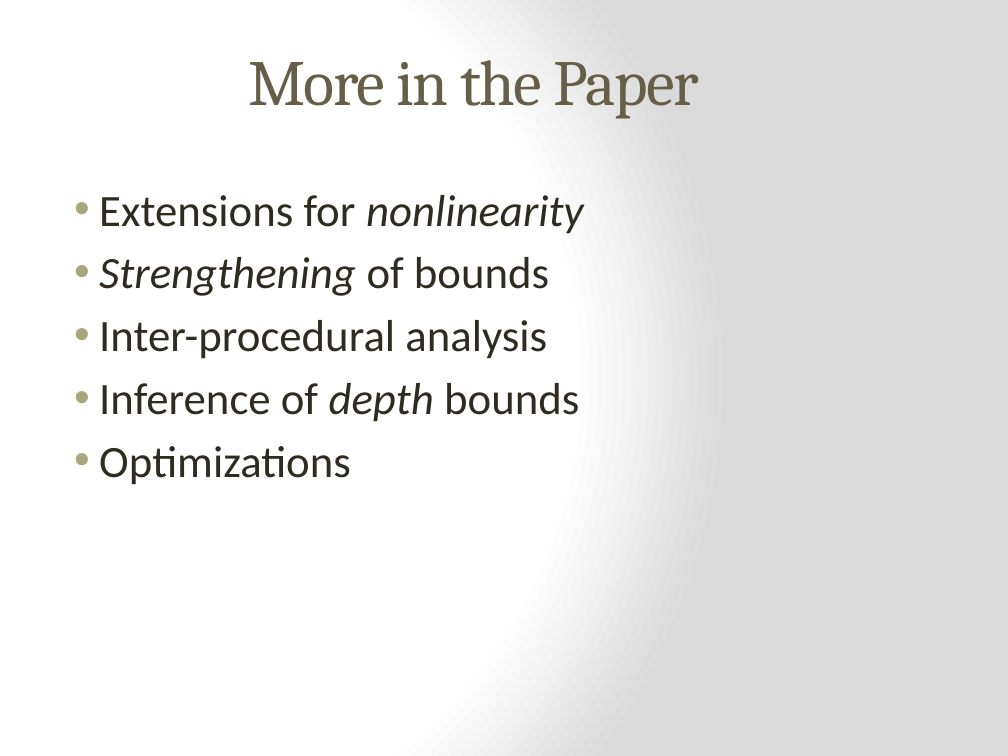
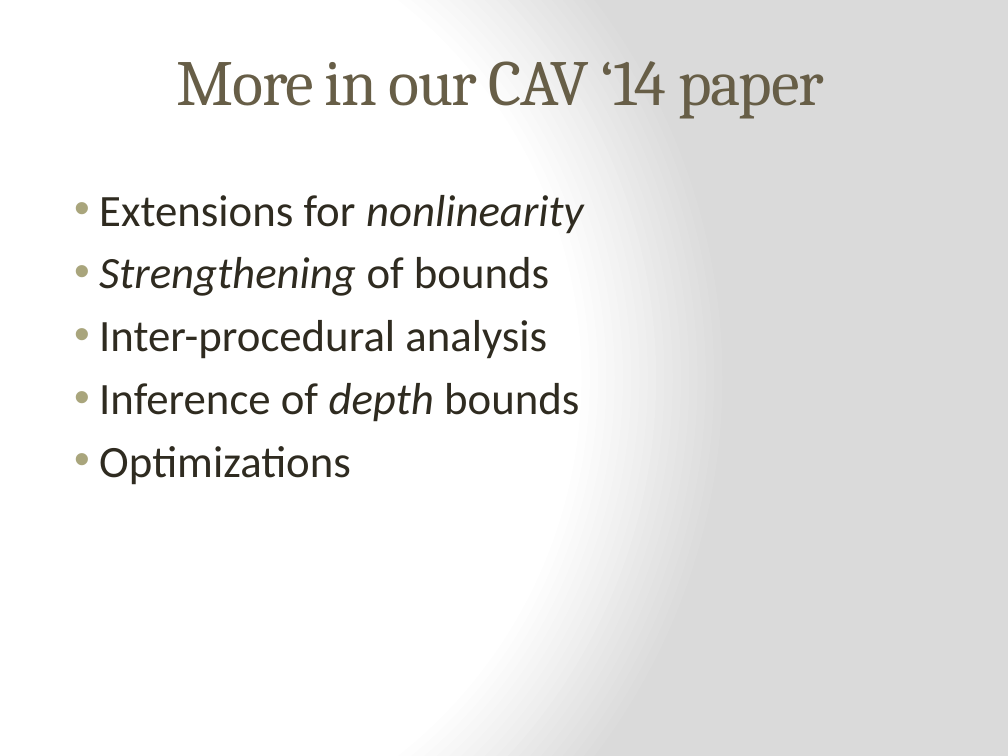
Before and after one commit to epfl-lara/leon, a slide deck: slide 29 of slides/Invariant&BoundInference.pptx (slide 31 before the commit). Drawn at 1008x756 pixels with LibreOffice and Linux fonts; fonts in the diff are those of the drawing. Boxes give left, top, right and bottom in pixels: in the first picture for what was removed or moved away, otherwise in the second. Text is boxed around its words. In the diff, an @@ line names an element or a change of style, - is before the commit and + after.

```diff
--- a/slides/Invariant&BoundInference.pptx
+++ b/slides/Invariant&BoundInference.pptx
@@ title at (177,61,823,119): text changed @@
-More in the Paper
+More in our CAV ‘14 paper
```
Also in this commit, not shown: 8 other slides changed, 7 slides added, 11 slides removed.
